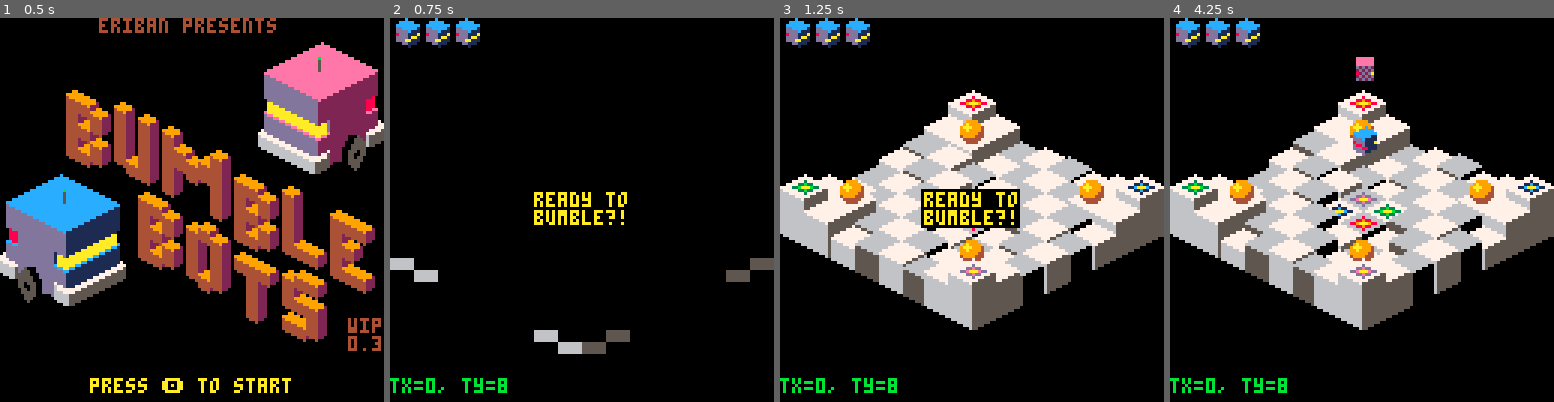
Above: before the commit, frames 1-4 (left to right).
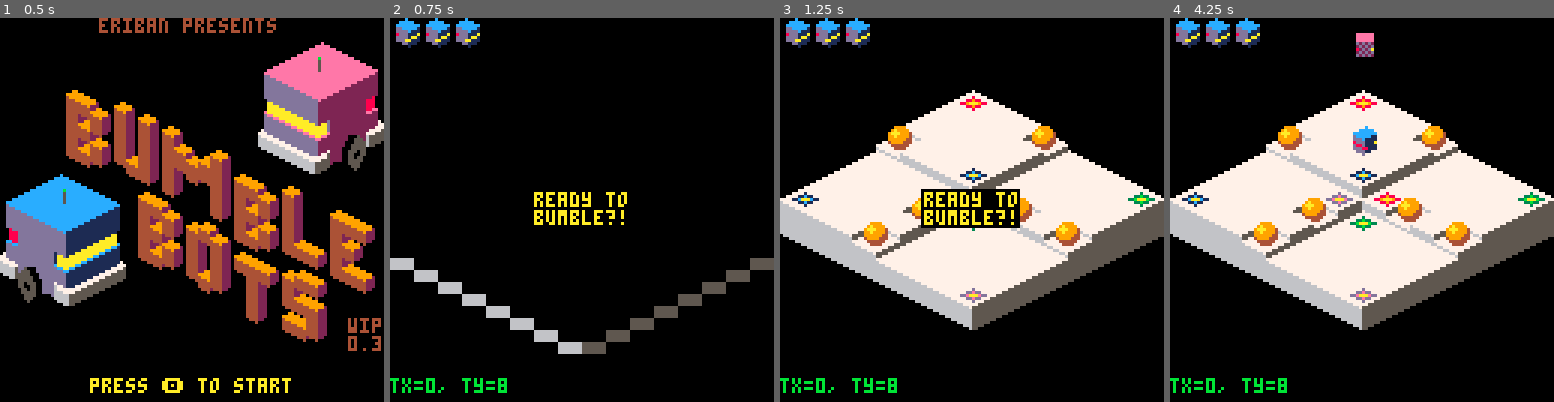
Above: after the commit, the same moments.

Repository: erwinbonsma/BumbleBotsPico8
Game: PICO-8 cartridge rolmops.p8
Two runs of this game, one before a commit and one after it. Both use one fixed random seed, a clock stepped at 60 frames per second and the inputs below.
Inputs:
- Up to frame 1 (0.5 s): no input
- Up to frame 2 (0.75 s): tap O (Z key) at 0.7 s
- Up to frame 3 (1.25 s): no input
- Up to frame 4 (4.25 s): hold Right 1.6-2.1 s; tap O (Z key) every 0.4 s from 1.7 to 4.1 s; hold Up 2.15-2.42 s; hold Right 2.47-3.03 s; hold Left 3.08-3.58 s; hold Down 3.63-3.97 s; hold Right from 4.02 s (still down)

Frame 1 is identical in both runs. In frame 2, 1.6% of the frame differs, in the area x 12-88%, y 68-82%; in frame 3, 19%; in frame 4, 22%, in the area x 0-100%, y 3-76%.

Commit message:
Updated Teleport 8x8 level
It's now much more challenging, with hardly any (no?) safe places.

Diff:
--- a/rolmops.p8
+++ b/rolmops.p8
@@ -49,15 +49,16 @@
   {4,4},{8,4},{4,8},{8,8}
  },
  {--level 4
-  {3,3},{8,3},{3,8},{8,8},
-  {2,2,{1,{6,6}}},
-  {6,6,{1,{2,2}}},
-  {2,9,{2,{6,5}}},
-  {6,5,{2,{2,9}}},
-  {9,2,{3,{5,6}}},
-  {5,6,{3,{9,2}}},
-  {9,9,{4,{5,5}}},
-  {5,5,{4,{9,9}}}
+  {5,2},{2,5},{7,5},{5,7},
+  {9,5},{5,9},
+  {2,2,{1,{6,5}}},
+  {6,5,{1,{2,2}}},
+  {9,2,{2,{6,6}}},
+  {6,6,{2,{9,2}}},
+  {2,9,{3,{5,5}}},
+  {5,5,{3,{2,9}}},
+  {9,9,{4,{5,6}}},
+  {5,6,{4,{9,9}}}
  },
  {--level 5
   {10,10}
@@ -67,7 +68,7 @@
  {{8,3}}, --level 1
  {{9,2},{2,9}}, --level 2
  {{5,2},{5,3}}, --level 3
- {{4,4}},--,{7,4},{4,7}}, --level 4
+ {{3,3}},--,{7,4},{4,7}}, --level 4
  {}
 }
 player_startpos={
@@ -1563,14 +1564,14 @@
 00000000ffffffff000000008ffffff865000b3006677fff00000000000000000000000000000000000000000000000000000000000000000000000000000000
 00000000ffffffff000000008ffffff86503300b0006675f00000000000000000000000000000000000000000000000000000000000000000000000000000000
 00000000ffffffff0000000088888888650003000330065f00000000000000000000000000000000000000000000000000000000000000000000000000000000
-00000000ffffffff00000000ffffffff650b300b300b065f00000000000000000000000000000000888888880000000088888888000000000000000000000000
-00000000ffffffff00000000ffffffff650000300030065f00000000000000000000000000000000ffffffff00000000ffffffff000000000000000000000000
-00000000ffffffff00000000ffffffff67700003b00b065f00000000000000000000000000000000888f888f00000000888f888f000000000000000000000000
-00000000ffffffff00000000fffffffff66770000b00065f000000000000000000000000000000008f8f8f8f000000008f8fff8f000000000000000000000000
-00000000ffffffff00000000fffffffffff667700000065f00000000000000000000000000000000888f8f8f00000000888f8fff000000000000000000000000
-00000000ffffffff00000000fffffffffffff6677000065f00000000000000000000000000000000ff8f888f00000000ff8f888f000000000000000000000000
-00000000ffffffff00000000ffffffffffff77766770065f00000000000000000000000000000000ffffffff00000000ffffffff000000000000000000000000
-00000000ffffffff00000000ffffffffff7777765667765f00000000000000000000000000000000888888880000000088888888000000000000000000000000
+00000000ffffffff00000000ffffffff650b300b300b065f00000000000000008888888888888888888888888888888888888888000000000000000000000000
+00000000ffffffff00000000ffffffff650000300030065f00000000000000008880888088808880ffffffffffffffffffffffff000000000000000000000000
+00000000ffffffff00000000ffffffff67700003b00b065f00000000000000008080808080808080888f888f888f88ff888f888f000000000000000000000000
+00000000ffffffff00000000fffffffff66770000b00065f000000000000000088808880888088808f8f8f8f8f8ff8ff8f8fff8f000000000000000000000000
+00000000ffffffff00000000fffffffffff667700000065f00000000000000008080808080800080888f8f8f888ff8ff888f8fff000000000000000000000000
+00000000ffffffff00000000fffffffffffff6677000065f00000000000000008880888088808880ff8f888fff8f888fff8f888f000000000000000000000000
+00000000ffffffff00000000ffffffffffff77766770065f00000000000000000000000000000000ffffffffffffffffffffffff000000000000000000000000
+00000000ffffffff00000000ffffffffff7777765667765f00000000000000008888888888888888888888888888888888888888000000000000000000000000
 00000000ffffffff00000000ffffffff777777765778677700000000000000000000000000000000000000000000000000000000000000000000000000000000
 00000000ffffffff00000000ffffffff677777777777775500000000000000000000000000000000000000000000000000000000000000000000000000000000
 00000000ffffffff00000000ffffffff666777777777555500000000000000000000000000000000000000000000000000000000000000000000000000000000
@@ -1793,14 +1794,14 @@
 0000000000000000080901010101010908080808080808080808080808080808000000000000000000000000000000000000000000000000000000000000000000000000000000000000000000000000000000000000000000000000000000000000000000000000000000000000000000000000000000000000000000000000
 000000000000000008090a0101010a0908080808080808080808080808080808000000000000000000000000000000000000000000000000000000000000000000000000000000000000000000000000000000000000000000000000000000000000000000000000000000000000000000000000000000000000000000000000
 0000000000000000000909090909090908080808080808080808080808080808000000000000000000000000000000000000000000000000000000000000000000000000000000000000000000000000000000000000000000000000000000000000000000000000000000000000000000000000000000000000000000000000
-2f2625232e2423225c5a000000005a5c08080808080808080808080808080808000000000000000000000000000000000000000000000000000000000000000000000000000000000000000000000000000000000000000000000000000000000000000000000000000000000000000000000000000000000000000000000000
-22232422252323225a5a000000005a5a08080808080808080808080808080808000000000000000000000000000000000000000000000000000000000000000000000000000000000000000000000000000000000000000000000000000000000000000000000000000000000000000000000000000000000000000000000000
-2425252325222321000000000000000008080808080808080808080808080808000000000000000000000000000000000000000000000000000000000000000000000000000000000000000000000000000000000000000000000000000000000000000000000000000000000000000000000000000000000000000000000000
-2522242224232221000000080800000008080808080808080808080808080808000000000000000000000000000000000000000000000000000000000000000000000000000000000000000000000000000000000000000000000000000000000000000000000000000000000000000000000000000000000000000000000000
-2e22242221212121000000080800000008080808080808080808080808080808000000000000000000000000000000000000000000000000000000000000000000000000000000000000000000000000000000000000000000000000000000000000000000000000000000000000000000000000000000000000000000000000
-2322242321202020000000000000000008080808080808080808080808080808000000000000000000000000000000000000000000000000000000000000000000000000000000000000000000000000000000000000000000000000000000000000000000000000000000000000000000000000000000000000000000000000
-22222222212020205a5a000000005a5a08080808080808080808080808080808000000000000000000000000000000000000000000000000000000000000000000000000000000000000000000000000000000000000000000000000000000000000000000000000000000000000000000000000000000000000000000000000
-21232221212020205c5a000000005a5c30080808080808080808080808080838000000000000000000000000000000000000000000000000000000000000000000000000000000000000000000000000000000000000000000000000000000000000000000000000000000000000000000000000000000000000000000000000
+2f2625232e2423225c5c5c5b5a5a5a5a08080808080808080808080808080808000000000000000000000000000000000000000000000000000000000000000000000000000000000000000000000000000000000000000000000000000000000000000000000000000000000000000000000000000000000000000000000000
+22232422252323225c5c5c5c5a5a5a5a08080808080808080808080808080808000000000000000000000000000000000000000000000000000000000000000000000000000000000000000000000000000000000000000000000000000000000000000000000000000000000000000000000000000000000000000000000000
+24252523252223215c5c5c5c5a5a5a5a08080808080808080808080808080808000000000000000000000000000000000000000000000000000000000000000000000000000000000000000000000000000000000000000000000000000000000000000000000000000000000000000000000000000000000000000000000000
+25222422242322215b5c5c5c5a595a5908080808080808080808080808080808000000000000000000000000000000000000000000000000000000000000000000000000000000000000000000000000000000000000000000000000000000000000000000000000000000000000000000000000000000000000000000000000
+2e222422212121215a5a5a5a5858585808080808080808080808080808080808000000000000000000000000000000000000000000000000000000000000000000000000000000000000000000000000000000000000000000000000000000000000000000000000000000000000000000000000000000000000000000000000
+23222423212020205a5a5a595858585808080808080808080808080808080808000000000000000000000000000000000000000000000000000000000000000000000000000000000000000000000000000000000000000000000000000000000000000000000000000000000000000000000000000000000000000000000000
+22222222212020205a5a5a5a5858585808080808080808080808080808080808000000000000000000000000000000000000000000000000000000000000000000000000000000000000000000000000000000000000000000000000000000000000000000000000000000000000000000000000000000000000000000000000
+21232221212020205a5a5a595858585830080808080808080808080808080838000000000000000000000000000000000000000000000000000000000000000000000000000000000000000000000000000000000000000000000000000000000000000000000000000000000000000000000000000000000000000000000000
 0000000000000000000000000000000008080808080808080808080808080808000000000000000000000000000000000000000000000000000000000000000000000000000000000000000000000000000000000000000000000000000000000000000000000000000000000000000000000000000000000000000000000000
 0000000000000000000000000000000030080808080808080808080808080838000000000000000000000000000000000000000000000000000000000000000000000000000000000000000000000000000000000000000000000000000000000000000000000000000000000000000000000000000000000000000000000000
 0000000000000000000000000000000000000000000000000000000000000000000000000000000000000000000000000000000000000000000000000000000000000000000000000000000000000000000000000000000000000000000000000000000000000000000000000000000000000000000000000000000000000000
